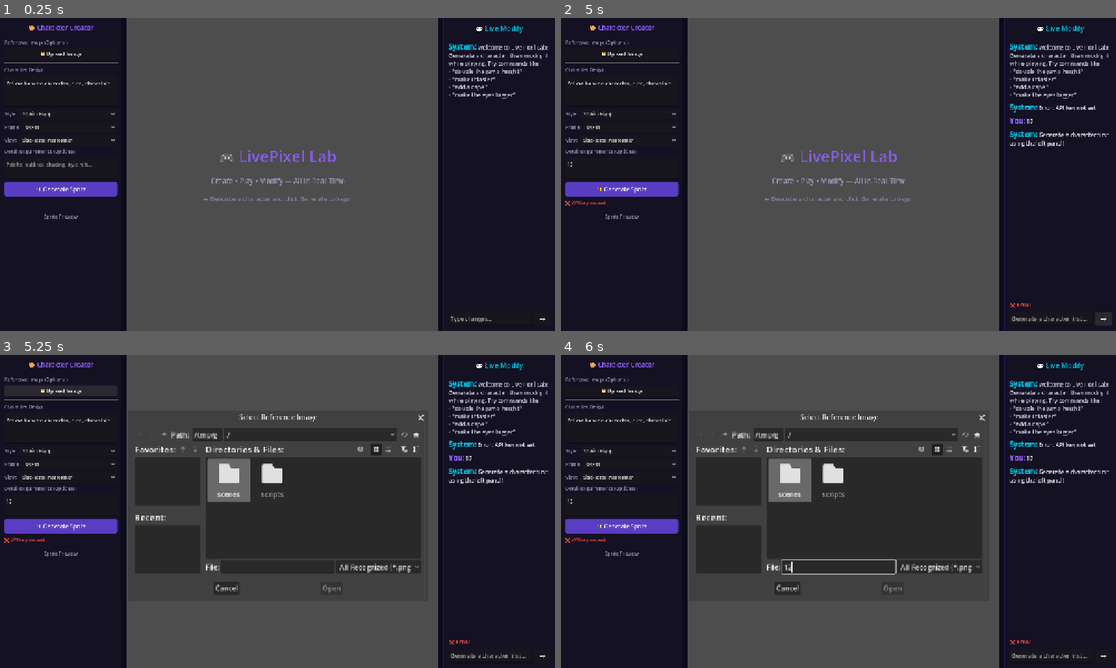
Above: before the commit, frames 1-4 (two rows, left to right).
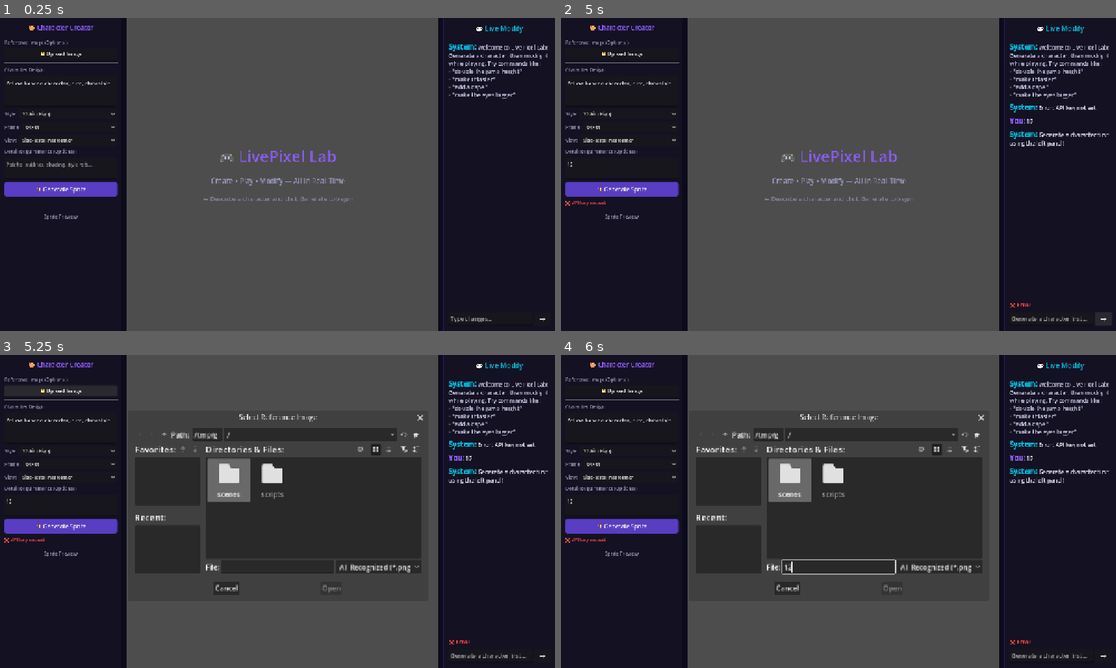
Above: after the commit, the same moments.

Repository: pakyeon/live-pixel-lab
Game: Godot game, scene res://scenes/ui/main_ui.tscn
Two runs of this game, one before a commit and one after it. Both use one fixed random seed, a clock stepped at 60 frames per second and the inputs below.
Inputs (mouse positions are in pixels of both pictures, inside the frame that each line leads up to):
- Up to frame 1 (0.25 s): no input
- Up to frame 2 (5 s): click (622, 168) at 0.52 s; type "12" at 0.6 s; click (1049, 318) at 0.75 s; type "12" at 0.83 s; click "32-bit (High)" at 1.25 s; click "64x64" at 2 s; click "Side-scroll Platformer" at 2.75 s; click "✨ Generate Sprite" at 3.5 s; click "→" at 4.25 s
- Up to frame 3 (5.25 s): click "📁 Upload Image" at 5 s
- Up to frame 4 (6 s): click (838, 567) at 5.77 s; type "12" at 5.85 s

Frames 1-2 are identical in both runs. In frame 3, 0.3% of the frame differs, in the area x 38-77%, y 18-76%; in frame 4, 0.3%.

Commit message:
feat: direction-based animation system
Top-Down:
- 8 direction-specific animations (walk/idle × down/left/right/up)
- Velocity-based direction detection with last-direction idle memory

Side-Scroller:
- Graceful jump fallback: if no jump frames, stay on idle
- Jump animation only created when frames exist

Also:
- Removed debug pixel scanning code (no longer needed)
- Fixed GDScript type inference for string concatenation in loops

Diff:
--- a/livepixel/scripts/game/player.gd
+++ b/livepixel/scripts/game/player.gd
@@ -115,26 +115,58 @@
 	var is_topdown: bool = GameManager.current_perspective == "top-down"
 
 	if is_topdown:
-		# Top-down: walk if moving, idle if not
+		# Top-down: pick direction-based animation
 		if velocity.length() > 10.0:
+			var anim_name := _get_topdown_walk_anim(velocity)
+			if animated_sprite.sprite_frames.has_animation(anim_name):
+				animated_sprite.play(anim_name)
+			elif animated_sprite.sprite_frames.has_animation("walk"):
+				animated_sprite.play("walk")
+		else:
+			var idle_name := _get_topdown_idle_anim()
+			if animated_sprite.sprite_frames.has_animation(idle_name):
+				animated_sprite.play(idle_name)
+			elif animated_sprite.sprite_frames.has_animation("idle"):
+				animated_sprite.play("idle")
+	else:
+		# Side-scroller: jump / walk / idle
+		if not is_on_floor():
+			if animated_sprite.sprite_frames.has_animation("jump") and animated_sprite.sprite_frames.get_frame_count("jump") > 0:
+				animated_sprite.play("jump")
+			elif animated_sprite.sprite_frames.has_animation("idle"):
+				animated_sprite.play("idle")
+		elif abs(velocity.x) > 10.0:
 			if animated_sprite.sprite_frames.has_animation("walk"):
 				animated_sprite.play("walk")
 		else:
 			if animated_sprite.sprite_frames.has_animation("idle"):
 				animated_sprite.play("idle")
-	else:
-		# Side-scroller: jump / run / walk / idle
-		if not is_on_floor():
-			if animated_sprite.sprite_frames.has_animation("jump"):
-				animated_sprite.play("jump")
-		elif abs(velocity.x) > 10.0:
-			if abs(velocity.x) > speed * 0.8 and animated_sprite.sprite_frames.has_animation("run"):
-				animated_sprite.play("run")
-			elif animated_sprite.sprite_frames.has_animation("walk"):
-				animated_sprite.play("walk")
-		else:
-			if animated_sprite.sprite_frames.has_animation("idle"):
-				animated_sprite.play("idle")
+
+
+## Track last facing direction for idle pose
+var _last_direction: String = "down"
+
+## Get the walk animation name based on velocity direction (top-down)
+func _get_topdown_walk_anim(vel: Vector2) -> String:
+	# Determine primary direction
+	if abs(vel.x) > abs(vel.y):
+		if vel.x > 0:
+			_last_direction = "right"
+			return "walk_right"
+		else:
+			_last_direction = "left"
+			return "walk_left"
+	else:
+		if vel.y > 0:
+			_last_direction = "down"
+			return "walk_down"
+		else:
+			_last_direction = "up"
+			return "walk_up"
+
+## Get the idle animation for the last faced direction
+func _get_topdown_idle_anim() -> String:
+	return "idle_" + _last_direction
 
 
 ## Load sprite frames from a sprite sheet image.
@@ -169,18 +201,6 @@
 			continue
 
 		var frame_image := image.get_region(frame_rect)
-
-		# Debug: check if frame is completely blank/transparent
-		var is_empty_frame := true
-		for y in range(frame_h):
-			for x in range(frame_w):
-				if frame_image.get_pixel(x, y).a > 0.05:
-					is_empty_frame = false
-					break
-			if not is_empty_frame: break
-
-		print("[Player] Frame %d rect %s - Is empty? %s" % [i, str(frame_rect), str(is_empty_frame)])
-
 		frames.append(frame_image)
 
 	if frames.is_empty():
@@ -196,39 +216,85 @@
 	if sprite_frames.has_animation("default"):
 		sprite_frames.remove_animation("default")
 
-	# Add idle animation
-	sprite_frames.add_animation("idle")
-	sprite_frames.set_animation_speed("idle", fps)
-	sprite_frames.set_animation_loop("idle", true)
-	for idx in idle_frames:
-		if idx < frames.size():
-			var tex := ImageTexture.create_from_image(frames[idx])
+	var is_topdown: bool = GameManager.current_perspective == "top-down"
+
+	if is_topdown and frames.size() >= 16:
+		# --- Top-Down: 4 rows × 4 cols direction-based animations ---
+		# Row 0 (frames 0-3): DOWN
+		# Row 1 (frames 4-7): LEFT
+		# Row 2 (frames 8-11): RIGHT
+		# Row 3 (frames 12-15): UP
+		var directions := ["down", "left", "right", "up"]
+		for dir_idx in range(4):
+			var base := dir_idx * 4
+
+			# idle_<dir> = first frame of this row
+			var idle_name: String = "idle_" + directions[dir_idx]
+			sprite_frames.add_animation(idle_name)
+			sprite_frames.set_animation_speed(idle_name, fps)
+			sprite_frames.set_animation_loop(idle_name, true)
+			if base < frames.size():
+				var tex := ImageTexture.create_from_image(frames[base])
+				sprite_frames.add_frame(idle_name, tex)
+
+			# walk_<dir> = all 4 frames of this row
+			var walk_name: String = "walk_" + directions[dir_idx]
+			sprite_frames.add_animation(walk_name)
+			sprite_frames.set_animation_speed(walk_name, fps)
+			sprite_frames.set_animation_loop(walk_name, true)
+			for f in range(4):
+				var idx := base + f
+				if idx < frames.size():
+					var tex := ImageTexture.create_from_image(frames[idx])
+					sprite_frames.add_frame(walk_name, tex)
+
+		# Also add generic "idle" as alias for idle_down
+		sprite_frames.add_animation("idle")
+		sprite_frames.set_animation_speed("idle", fps)
+		sprite_frames.set_animation_loop("idle", true)
+		if frames.size() > 0:
+			var tex := ImageTexture.create_from_image(frames[0])
 			sprite_frames.add_frame("idle", tex)
 
-	# Add walk animation
-	sprite_frames.add_animation("walk")
-	sprite_frames.set_animation_speed("walk", fps)
-	sprite_frames.set_animation_loop("walk", true)
-	for idx in walk_frames:
-		if idx < frames.size():
-			var tex := ImageTexture.create_from_image(frames[idx])
-			sprite_frames.add_frame("walk", tex)
-
-	# Add jump animation
-	sprite_frames.add_animation("jump")
-	sprite_frames.set_animation_speed("jump", fps)
-	sprite_frames.set_animation_loop("jump", false)
-	for idx in jump_frames:
-		if idx < frames.size():
-			var tex := ImageTexture.create_from_image(frames[idx])
-			sprite_frames.add_frame("jump", tex)
+		print("[Player] Created top-down animations: idle/walk × 4 directions")
+	else:
+		# --- Side-Scroller: idle / walk / jump ---
+		# Idle
+		sprite_frames.add_animation("idle")
+		sprite_frames.set_animation_speed("idle", fps)
+		sprite_frames.set_animation_loop("idle", true)
+		for idx in idle_frames:
+			if idx < frames.size():
+				var tex := ImageTexture.create_from_image(frames[idx])
+				sprite_frames.add_frame("idle", tex)
+
+		# Walk
+		sprite_frames.add_animation("walk")
+		sprite_frames.set_animation_speed("walk", fps)
+		sprite_frames.set_animation_loop("walk", true)
+		for idx in walk_frames:
+			if idx < frames.size():
+				var tex := ImageTexture.create_from_image(frames[idx])
+				sprite_frames.add_frame("walk", tex)
+
+		# Jump (only if frames exist)
+		if not jump_frames.is_empty():
+			sprite_frames.add_animation("jump")
+			sprite_frames.set_animation_speed("jump", fps)
+			sprite_frames.set_animation_loop("jump", false)
+			for idx in jump_frames:
+				if idx < frames.size():
+					var tex := ImageTexture.create_from_image(frames[idx])
+					sprite_frames.add_frame("jump", tex)
+
+		print("[Player] Created side-scroller animations: idle(%d) walk(%d) jump(%d)" % [
+			idle_frames.size(), walk_frames.size(), jump_frames.size()])
 
 	# Apply to AnimatedSprite2D
 	animated_sprite.sprite_frames = sprite_frames
 	animated_sprite.play("idle")
 
 	# --- Auto-scale massive frames to fit the game world ---
-	# We want the character to be roughly 100-128 pixels tall max in the game
 	var target_height := 120.0
 	var scale_factor := 1.0
 	if frame_h > target_height:
@@ -242,7 +308,6 @@
 	var shape := RectangleShape2D.new()
 	shape.size = Vector2(frame_w * 0.6 * scale_factor, frame_h * 0.9 * scale_factor)
 	collision_shape.shape = shape
-	# Move the collision shape up so the character stands on the ground
 	collision_shape.position = Vector2(0, -shape.size.y / 2.0)
 
 	_is_sprite_loaded = true
